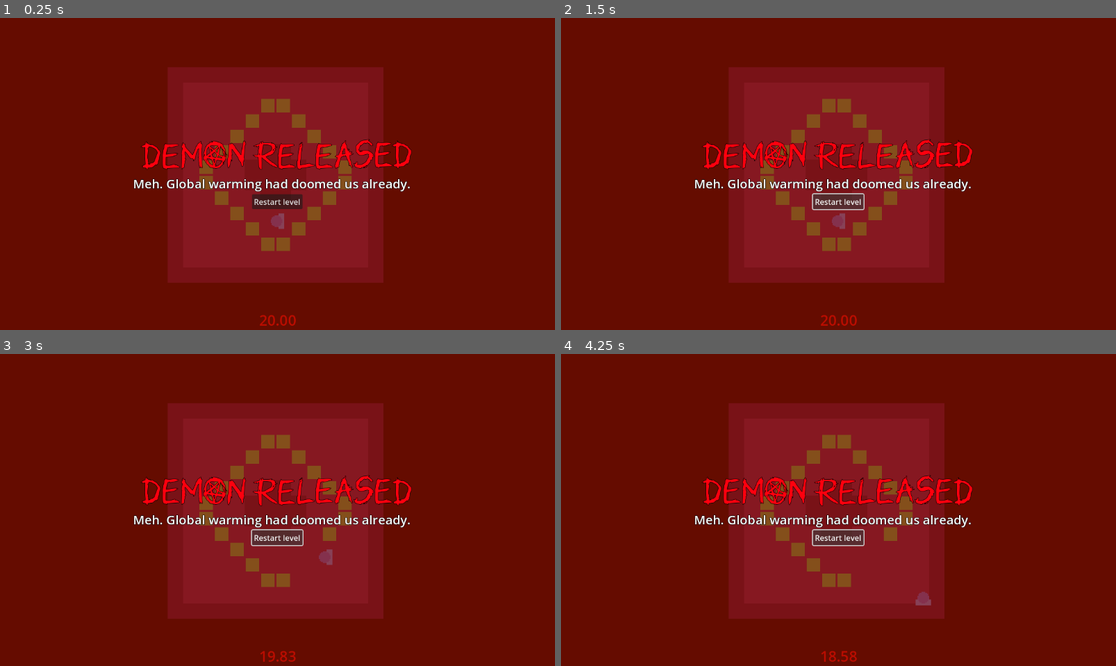
Above: before the commit, frames 1-4 (two rows, left to right).
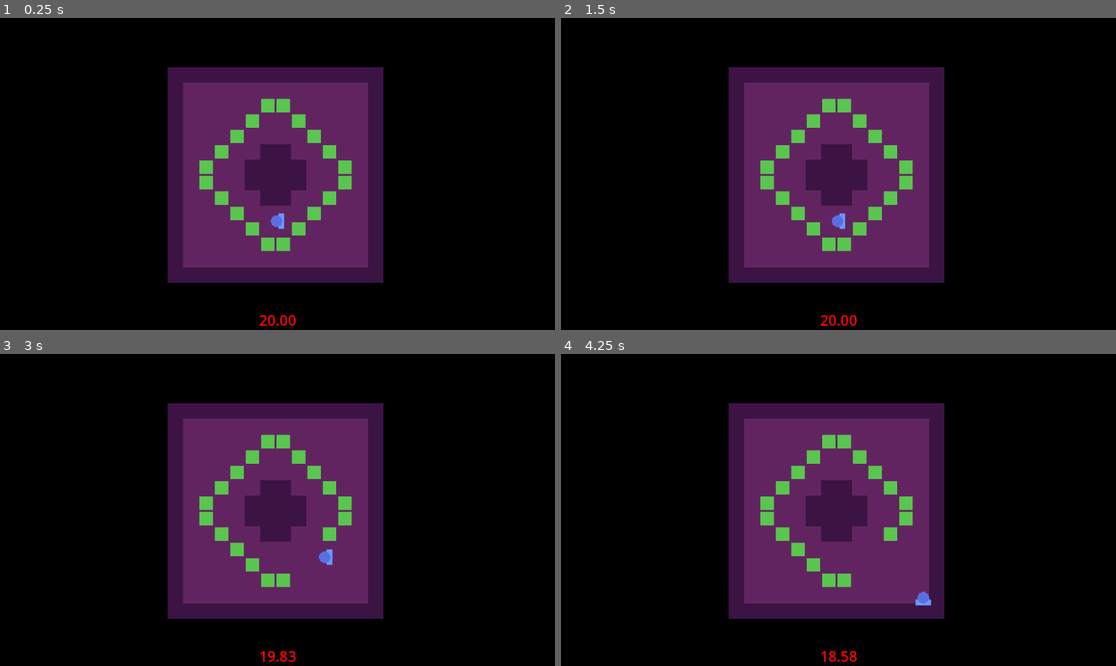
Above: after the commit, the same moments.

Repository: OwlyCode/LD55
Game: Godot game, scene res://game.tscn
Two runs of this game, one before a commit and one after it. Both use one fixed random seed, a clock stepped at 60 frames per second and the inputs below.
Inputs (mouse positions are in pixels of both pictures, inside the frame that each line leads up to):
- Up to frame 1 (0.25 s): no input
- Up to frame 2 (1.5 s): click (838, 202) at 0.5 s, where only the run before the commit has a clickable "Restart level"; click (838, 202) at 1.25 s, where only the run before the commit has a clickable "Restart level"
- Up to frame 3 (3 s): click (277, 538) at 2 s, where only the run before the commit has a clickable "Restart level"; hold D (right) from 2.78 s (still down); tap Space (dash) at 2.85 s
- Up to frame 4 (4.25 s): release D (right) at 3.53 s; hold S (down) from 3.53 s (still down); tap Space (dash) at 3.6 s

The runs differ from the first frame. In frame 1, 100% of the frame differs, in the area x 0-100%, y 0-100%; in frame 2, 100%; in frame 3, 100%; in frame 4, 100%.

Commit message:
Added victory and defeat screens to the game flow

Diff:
--- a/GameController.gd
+++ b/GameController.gd
@@ -8,22 +8,38 @@
 var current_level = 0;
 var current_level_instance = null;
 
+var victory_screen: Node;
+var defeat_screen: Node;
+
 # Called when the node enters the scene tree for the first time.
 func _ready():
-	pass # Replace with function body.
+	victory_screen = get_node("/root/Game/UI/Victory")
+	defeat_screen = get_node("/root/Game/UI/Defeat")
 
 # Called every frame. 'delta' is the elapsed time since the previous frame.
-func _process(delta):
-	var level = get_node("/root/Game/Level")
+func _process(_delta):
+	if current_level_instance != null:
+		if current_level_instance.get_node("TileMap").won:
+			#level.queue_free()
+			# current_level = (current_level + 1) % len(levels)
+			victory_screen.visible = true;
 
-	if level != null:
-		if level.get_node("TileMap").won:
-			level.queue_free()
-			current_level = (current_level + 1) % len(levels)
-		elif level.get_node("TileMap").lost:
-			level.queue_free()
+		elif current_level_instance.get_node("TileMap").lost:
+			#level.queue_free()
+			defeat_screen.visible = true;
 
 	if current_level_instance == null:
 		var instance = levels[current_level].instantiate()
 		current_level_instance = instance
 		get_node("/root/Game").add_child(instance)
+
+func _on_next_level_pressed():
+	current_level_instance.queue_free()
+	current_level = (current_level + 1) % len(levels)
+	victory_screen.visible = false;
+	defeat_screen.visible = false;
+
+func _on_restart_level_pressed():
+	current_level_instance.queue_free()
+	victory_screen.visible = false;
+	defeat_screen.visible = false;
--- a/game.tscn
+++ b/game.tscn
@@ -18,7 +18,7 @@
 point_count = 2
 
 [sub_resource type="StyleBoxFlat" id="StyleBoxFlat_4i0eo"]
-bg_color = Color(0, 0.6, 0.0196078, 0.658824)
+bg_color = Color(0, 0.486275, 0.6, 0.658824)
 
 [sub_resource type="StyleBoxFlat" id="StyleBoxFlat_6nblo"]
 bg_color = Color(0.6, 0.0705882, 0, 0.658824)
@@ -77,9 +77,9 @@
 initial_velocity_min = 50.0
 initial_velocity_max = 50.0
 
-[node name="CanvasLayer" type="CanvasLayer" parent="."]
-
-[node name="Label" type="Label" parent="CanvasLayer"]
+[node name="UI" type="CanvasLayer" parent="."]
+
+[node name="Label" type="Label" parent="UI"]
 anchors_preset = 7
 anchor_left = 0.5
 anchor_top = 1.0
@@ -97,7 +97,7 @@
 text = "TIME: 00"
 script = ExtResource("4_dm4ck")
 
-[node name="Victory" type="Panel" parent="CanvasLayer"]
+[node name="Victory" type="Panel" parent="UI"]
 visible = false
 anchors_preset = 15
 anchor_right = 1.0
@@ -106,7 +106,7 @@
 grow_vertical = 2
 theme_override_styles/panel = SubResource("StyleBoxFlat_4i0eo")
 
-[node name="VBoxContainer" type="VBoxContainer" parent="CanvasLayer/Victory"]
+[node name="VBoxContainer" type="VBoxContainer" parent="UI/Victory"]
 layout_mode = 1
 anchors_preset = 8
 anchor_left = 0.5
@@ -121,14 +121,14 @@
 grow_vertical = 2
 alignment = 1
 
-[node name="HFlowContainer2" type="HFlowContainer" parent="CanvasLayer/Victory/VBoxContainer"]
-layout_mode = 2
-alignment = 1
-
-[node name="RichTextLabel" type="RichTextLabel" parent="CanvasLayer/Victory/VBoxContainer/HFlowContainer2"]
+[node name="HFlowContainer2" type="HFlowContainer" parent="UI/Victory/VBoxContainer"]
+layout_mode = 2
+alignment = 1
+
+[node name="RichTextLabel" type="RichTextLabel" parent="UI/Victory/VBoxContainer/HFlowContainer2"]
 custom_minimum_size = Vector2(600, 70)
 layout_mode = 2
-theme_override_colors/default_color = Color(0, 1, 0.0470588, 1)
+theme_override_colors/default_color = Color(0, 1, 0.298039, 1)
 theme_override_colors/font_outline_color = Color(0, 0, 0, 1)
 theme_override_constants/outline_size = 3
 theme_override_fonts/normal_font = ExtResource("6_gg3qu")
@@ -137,26 +137,27 @@
 text = "[center][wave]DEMON SEALED[/wave][/center]
 "
 
-[node name="HFlowContainer3" type="HFlowContainer" parent="CanvasLayer/Victory/VBoxContainer"]
-layout_mode = 2
-alignment = 1
-
-[node name="Label" type="Label" parent="CanvasLayer/Victory/VBoxContainer/HFlowContainer3"]
+[node name="HFlowContainer3" type="HFlowContainer" parent="UI/Victory/VBoxContainer"]
+layout_mode = 2
+alignment = 1
+
+[node name="Label" type="Label" parent="UI/Victory/VBoxContainer/HFlowContainer3"]
 layout_mode = 2
 theme_override_colors/font_outline_color = Color(0, 0, 0, 1)
 theme_override_constants/outline_size = 3
 theme_override_font_sizes/font_size = 26
 text = "See you in a thousand years, looser!"
 
-[node name="HFlowContainer" type="HFlowContainer" parent="CanvasLayer/Victory/VBoxContainer"]
-layout_mode = 2
-alignment = 1
-
-[node name="Button" type="Button" parent="CanvasLayer/Victory/VBoxContainer/HFlowContainer"]
+[node name="HFlowContainer" type="HFlowContainer" parent="UI/Victory/VBoxContainer"]
+layout_mode = 2
+alignment = 1
+
+[node name="Button" type="Button" parent="UI/Victory/VBoxContainer/HFlowContainer"]
 layout_mode = 2
 text = "Continue"
 
-[node name="Defeat" type="Panel" parent="CanvasLayer"]
+[node name="Defeat" type="Panel" parent="UI"]
+visible = false
 anchors_preset = 15
 anchor_right = 1.0
 anchor_bottom = 1.0
@@ -164,7 +165,7 @@
 grow_vertical = 2
 theme_override_styles/panel = SubResource("StyleBoxFlat_6nblo")
 
-[node name="VBoxContainer" type="VBoxContainer" parent="CanvasLayer/Defeat"]
+[node name="VBoxContainer" type="VBoxContainer" parent="UI/Defeat"]
 layout_mode = 1
 anchors_preset = 8
 anchor_left = 0.5
@@ -179,11 +180,11 @@
 grow_vertical = 2
 alignment = 1
 
-[node name="HFlowContainer2" type="HFlowContainer" parent="CanvasLayer/Defeat/VBoxContainer"]
-layout_mode = 2
-alignment = 1
-
-[node name="RichTextLabel" type="RichTextLabel" parent="CanvasLayer/Defeat/VBoxContainer/HFlowContainer2"]
+[node name="HFlowContainer2" type="HFlowContainer" parent="UI/Defeat/VBoxContainer"]
+layout_mode = 2
+alignment = 1
+
+[node name="RichTextLabel" type="RichTextLabel" parent="UI/Defeat/VBoxContainer/HFlowContainer2"]
 custom_minimum_size = Vector2(600, 70)
 layout_mode = 2
 theme_override_colors/default_color = Color(1, 0, 0.054902, 1)
@@ -195,20 +196,23 @@
 text = "[center][wave]DEMON RELEASED[/wave][/center]
 "
 
-[node name="HFlowContainer3" type="HFlowContainer" parent="CanvasLayer/Defeat/VBoxContainer"]
-layout_mode = 2
-
-[node name="Label" type="Label" parent="CanvasLayer/Defeat/VBoxContainer/HFlowContainer3"]
+[node name="HFlowContainer3" type="HFlowContainer" parent="UI/Defeat/VBoxContainer"]
+layout_mode = 2
+
+[node name="Label" type="Label" parent="UI/Defeat/VBoxContainer/HFlowContainer3"]
 layout_mode = 2
 theme_override_colors/font_outline_color = Color(0, 0, 0, 1)
 theme_override_constants/outline_size = 3
 theme_override_font_sizes/font_size = 26
 text = "Meh. Global warming had doomed us already."
 
-[node name="HFlowContainer" type="HFlowContainer" parent="CanvasLayer/Defeat/VBoxContainer"]
-layout_mode = 2
-alignment = 1
-
-[node name="Button" type="Button" parent="CanvasLayer/Defeat/VBoxContainer/HFlowContainer"]
+[node name="HFlowContainer" type="HFlowContainer" parent="UI/Defeat/VBoxContainer"]
+layout_mode = 2
+alignment = 1
+
+[node name="Button" type="Button" parent="UI/Defeat/VBoxContainer/HFlowContainer"]
 layout_mode = 2
 text = "Restart level"
+
+[connection signal="pressed" from="UI/Victory/VBoxContainer/HFlowContainer/Button" to="." method="_on_next_level_pressed"]
+[connection signal="pressed" from="UI/Defeat/VBoxContainer/HFlowContainer/Button" to="." method="_on_restart_level_pressed"]
